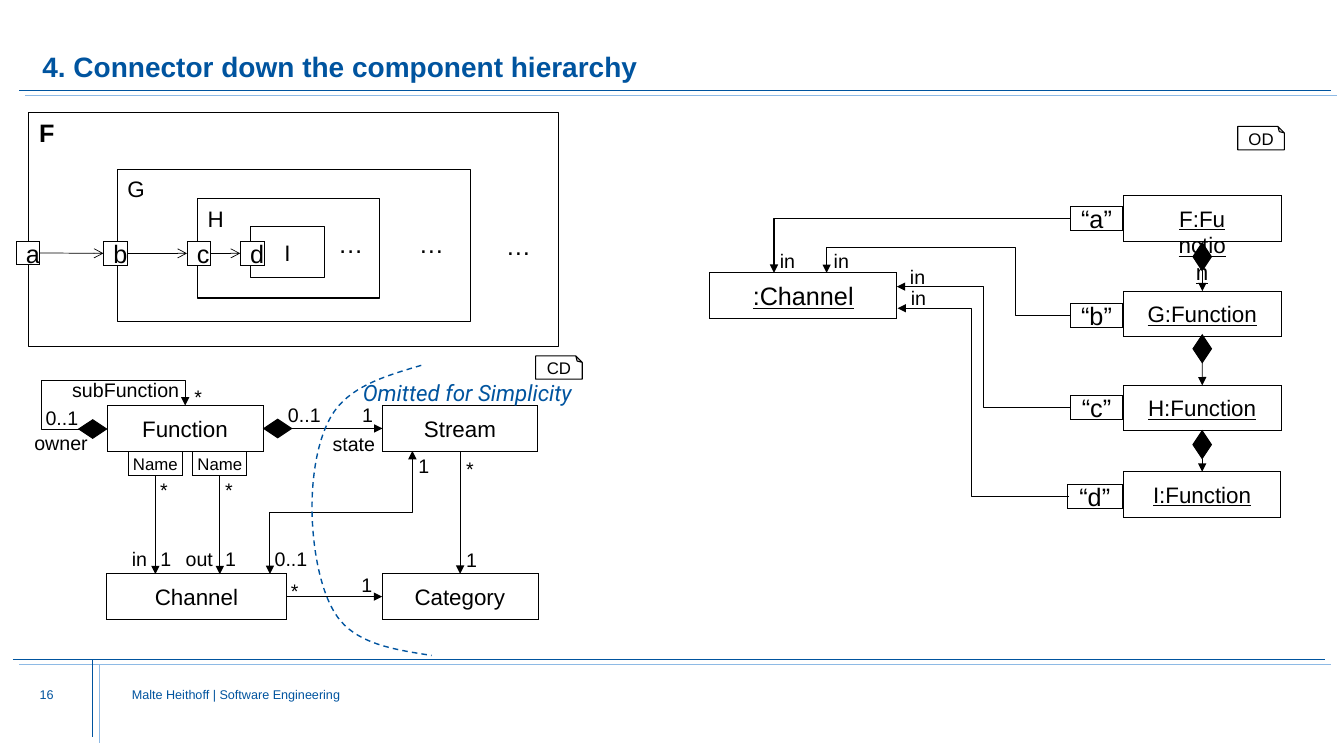
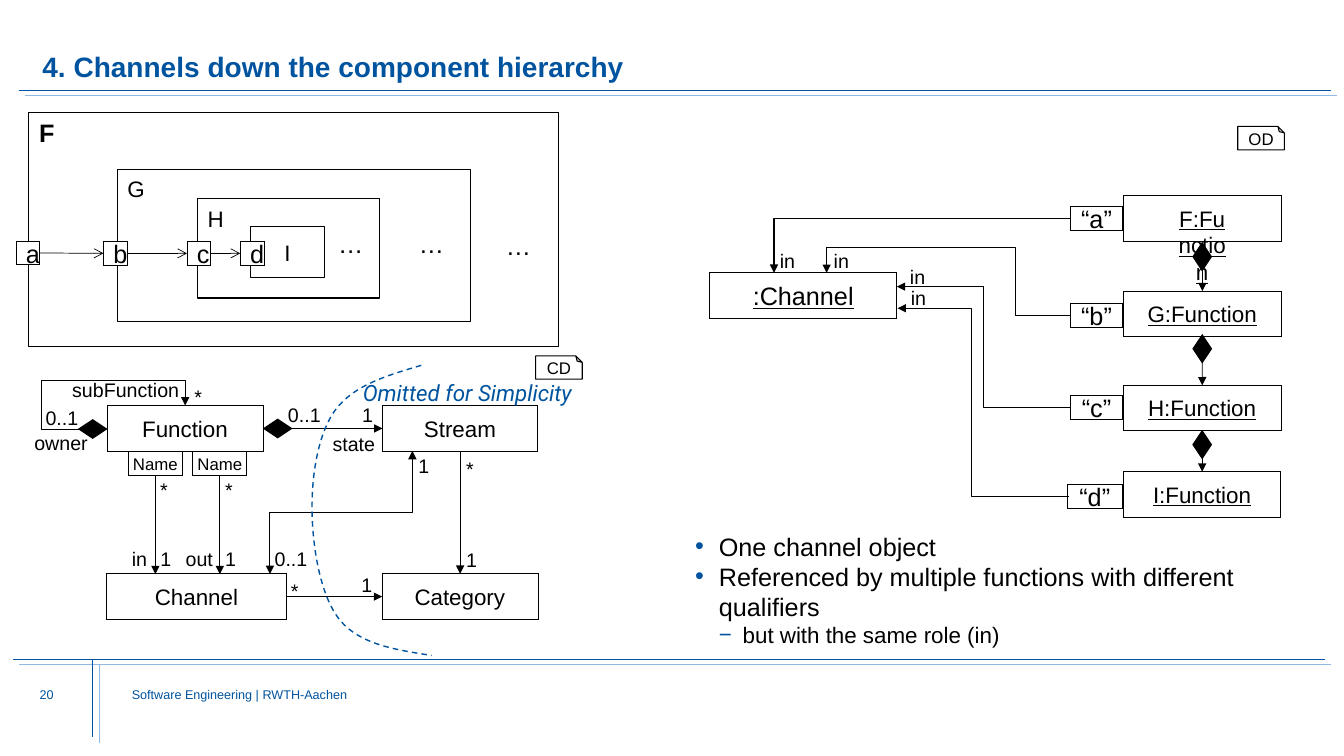
Before and after one commit to Fishi2402/montigem, a slide deck: slide 20 of products/syse_functions/doc/FunctionStructure.Explanation.pptx (slide 16 before the commit). Drawn at 1344x756 pixels with LibreOffice and Linux fonts; fonts in the diff are those of the drawing; background and template pictures are left out. Boxes give left, top, right and bottom in pixels: in the first picture for what was removed or moved away, otherwise in the second. Text is boxed around its words. In the diff, an @@ line names an element or a change of style, - is before the commit and + after.

Commit message:
FunctionStructure Update

```diff
--- a/products/syse_functions/doc/FunctionStructure.Explanation.pptx
+++ b/products/syse_functions/doc/FunctionStructure.Explanation.pptx
@@ title at [42, 56, 623, 82]: text changed @@
-4. Connector down the component hierarchy
+4. Channels down the component hierarchy
@@ text added at [719, 537, 1234, 648], 18 pt, text #000000 @@
+• One channel object
+• Referenced by multiple functions with different qualifiers
+  − but with the same role (in)
@@ page number at [40, 690, 54, 699]: text changed @@
-16
+20
@@ text at [132, 690, 348, 702]: text changed @@
-Malte Heithoff | Software Engineering
+Software Engineering | RWTH-Aachen
```
Also in this commit, not shown: 16 other slides changed, 4 slides added, 15 slides removed, 1 other file.
